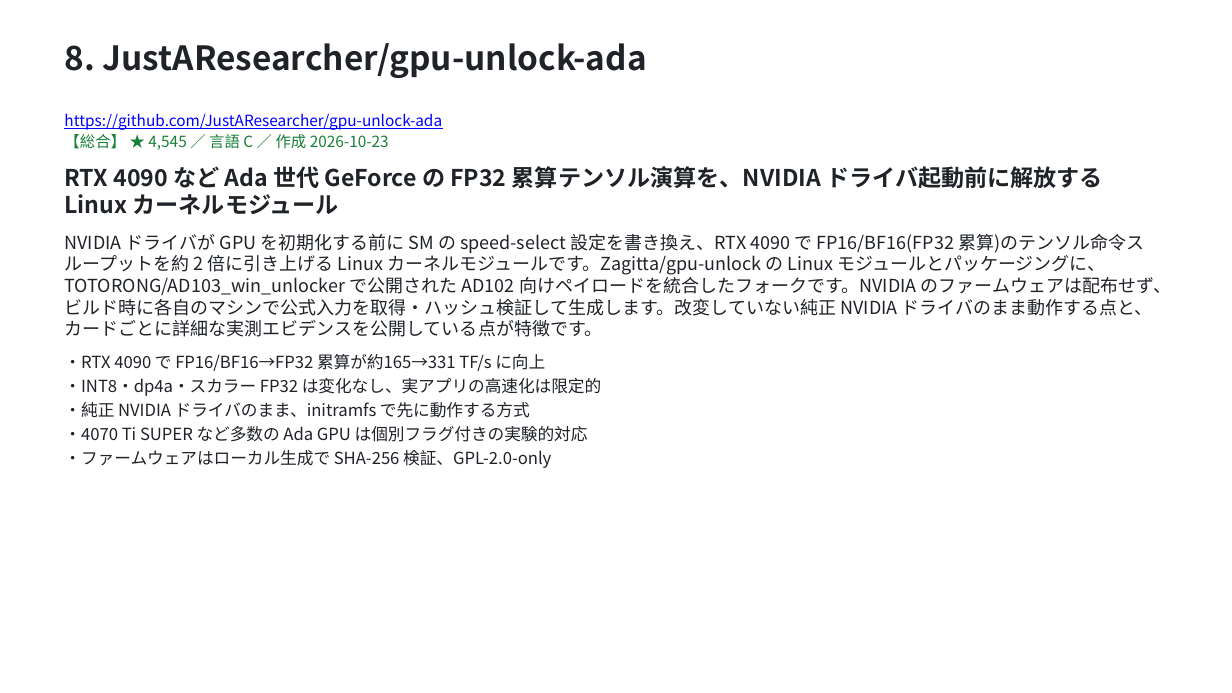
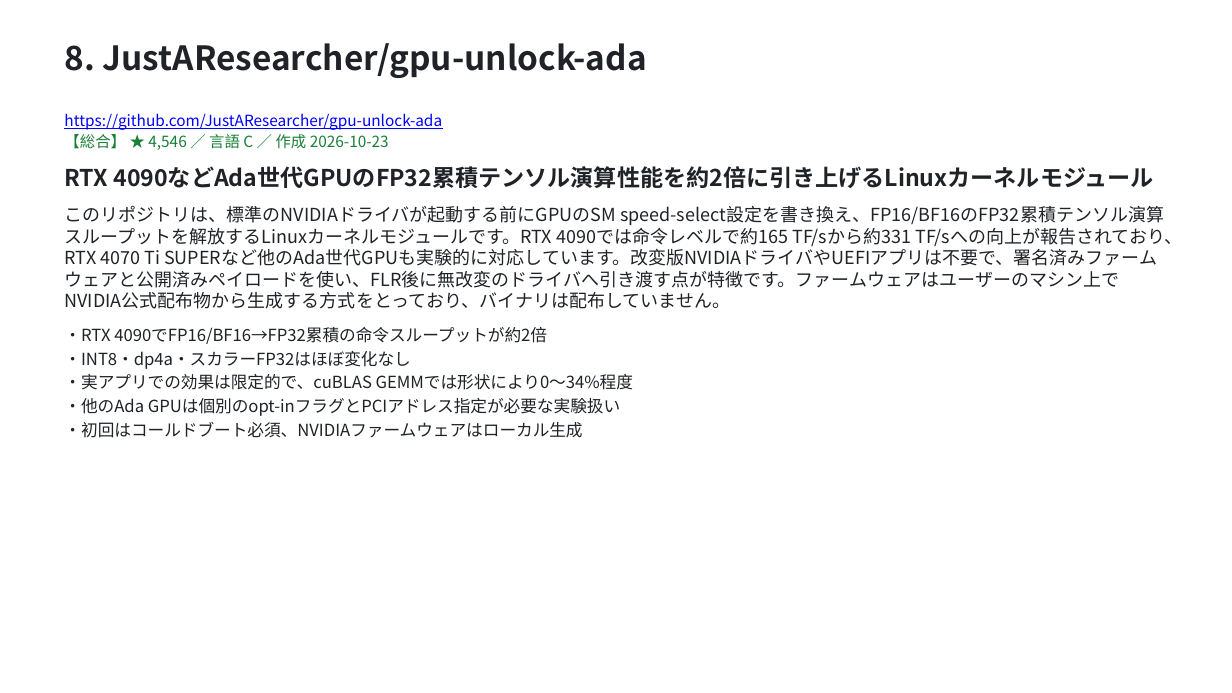
Before and after one commit to HORI-PNG/github_trend_checker, a slide deck: slide 55 of reports/2026-10-30/report.pptx (slide 58 before the commit). Drawn at 1232x693 pixels with LibreOffice and Linux fonts; fonts in the diff are those of the drawing. Boxes give left, top, right and bottom in pixels: in the first picture for what was removed or moved away, otherwise in the second. Text is boxed around its words. In the diff, an @@ line names an element or a change of style, - is before the commit and + after.

```diff
--- a/reports/2026-10-30/report.pptx
+++ b/reports/2026-10-30/report.pptx
@@ text at bbox=[64, 134, 1182, 438]: text changed @@
-【総合】 ★ 4,545 ／ 言語 C ／ 作成 2026-10-23
-RTX 4090 など Ada 世代 GeForce の FP32 累算テンソル演算を、NVIDIA ドライバ起動前に解放する Linux カーネルモジュール
-NVIDIA ドライバが GPU を初期化する前に SM の speed-select 設定を書き換え、RTX 4090 で FP16/BF16(FP32 累算)のテンソル命令スループットを約 2 倍に引き上げる Linux カーネルモジュールです。Zagitta/gpu-unlock の Linux モジュールとパッケージングに、TOTORONG/AD103_win_unlocker で公開された AD102 向けペイロードを統合したフォークです。NVIDIA のファームウェアは配布せず、ビルド時に各自のマシンで公式入力を取得・ハッシュ検証して生成します。改変していない純正 NVIDIA ドライバのまま動作する点と、カードごとに詳細な実測エビデンスを公開している点が特徴です。
-・RTX 4090 で FP16/BF16→FP32 累算が約165→331 TF/s に向上
-・INT8・dp4a・スカラー FP32 は変化なし、実アプリの高速化は限定的
-・純正 NVIDIA ドライバのまま、initramfs で先に動作する方式
-・4070 Ti SUPER など多数の Ada GPU は個別フラグ付きの実験的対応
-・ファームウェアはローカル生成で SHA-256 検証、GPL-2.0-only
+【総合】 ★ 4,546 ／ 言語 C ／ 作成 2026-10-23
+RTX 4090などAda世代GPUのFP32累積テンソル演算性能を約2倍に引き上げるLinuxカーネルモジュール
+このリポジトリは、標準のNVIDIAドライバが起動する前にGPUのSM speed-select設定を書き換え、FP16/BF16のFP32累積テンソル演算スループットを解放するLinuxカーネルモジュールです。RTX 4090では命令レベルで約165 TF/sから約331 TF/sへの向上が報告されており、RTX 4070 Ti SUPERなど他のAda世代GPUも実験的に対応しています。改変版NVIDIAドライバやUEFIアプリは不要で、署名済みファームウェアと公開済みペイロードを使い、FLR後に無改変のドライバへ引き渡す点が特徴です。ファームウェアはユーザーのマシン上でNVIDIA公式配布物から生成する方式をとっており、バイナリは配布していません。
+・RTX 4090でFP16/BF16→FP32累積の命令スループットが約2倍
+・INT8・dp4a・スカラーFP32はほぼ変化なし
+・実アプリでの効果は限定的で、cuBLAS GEMMでは形状により0〜34%程度
+・他のAda GPUは個別のopt-inフラグとPCIアドレス指定が必要な実験扱い
+・初回はコールドブート必須、NVIDIAファームウェアはローカル生成
```
Also in this commit, not shown: 76 other slides changed, 1 slide added, 4 slides removed, 3 other files.
